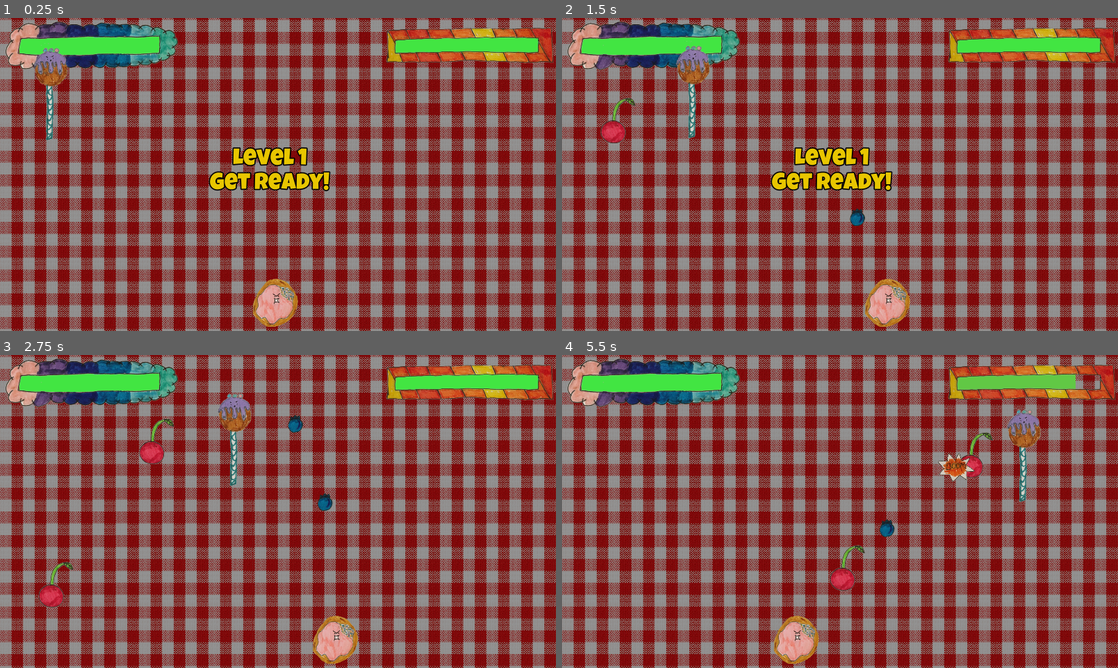
Above: before the commit, frames 1-4 (two rows, left to right).
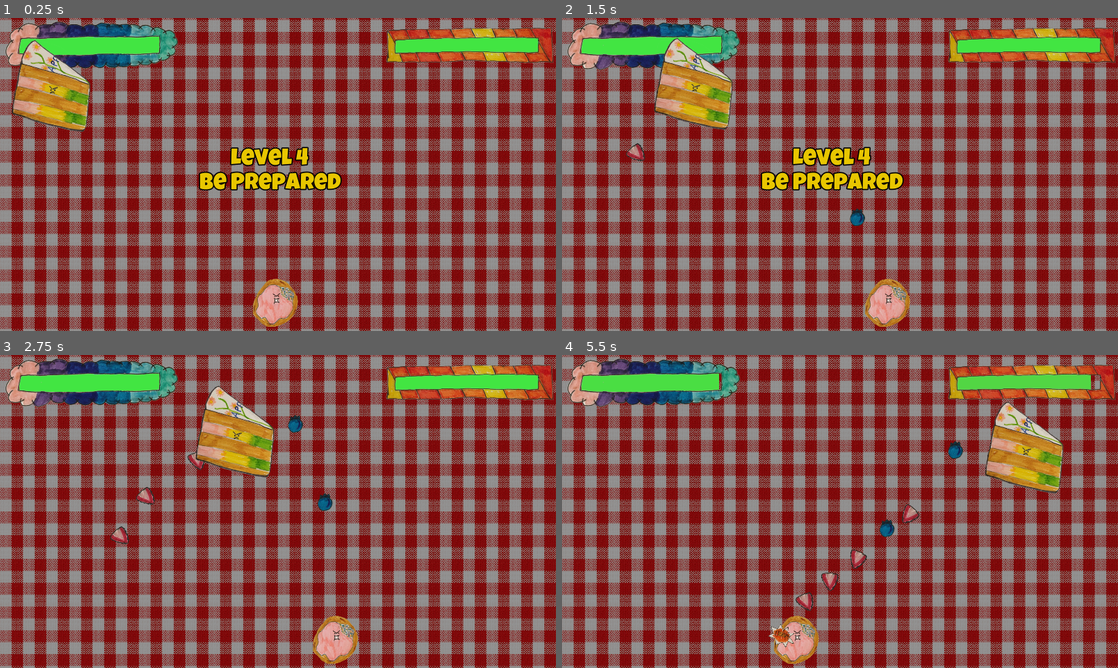
Above: after the commit, the same moments.

Repository: sdt/cake-invaders
Game: Godot game, scene res://Game.tscn
Same seed, same stepped clock (60 frames per second), same inputs: the game is played once before the commit and once after it.
Inputs:
- Up to frame 1 (0.25 s): no input
- Up to frame 2 (1.5 s): hold Right 0.53-1.28 s; tap Space at 0.77 s; hold Left from 1.28 s (still down)
- Up to frame 3 (2.75 s): tap Space at 1.52 s; release Left at 2.03 s; hold Right from 2.03 s (still down)
- Up to frame 4 (5.5 s): tap Space at 3.02, 3.77, 4.52 s; release Right at 3.53 s; hold Left from 3.53 s (still down)

The runs differ from the first frame. In frame 1, 4.4% of the frame differs, in the area x 2-62%, y 7-56%; in frame 2, 4.9%, in the area x 6-62%, y 6-56%; in frame 3, 3.9%; in frame 4, 4.7%.

Commit message:
Level 4 - Cake Slice

Diff:
--- a/Game.gd
+++ b/Game.gd
@@ -7,6 +7,7 @@
 
 const StartScreen = preload("res://StartScreen.tscn")
 const Level = [
+	preload("res://Level4.tscn"),
 	preload("res://Level1.tscn"),
 	preload("res://Level2.tscn"),
 	preload("res://Level3.tscn"),
--- /dev/null
+++ b/Level4.tscn
@@ -0,0 +1,21 @@
+[gd_scene load_steps=5 format=2]
+
+[ext_resource path="res://GameLevel.gd" type="Script" id=1]
+[ext_resource path="res://CakeSlice.tscn" type="PackedScene" id=2]
+[ext_resource path="res://EnemyBehaviousSinus.gd" type="Script" id=3]
+[ext_resource path="res://HealthBars.tscn" type="PackedScene" id=4]
+
+[node name="Level4" type="Node2D"]
+script = ExtResource( 1 )
+message = "Level 4
+Be Prepared"
+
+[node name="CakeSlice" parent="." instance=ExtResource( 2 )]
+position = Vector2( 960, 274.71 )
+health = 20
+missileTime = 1.0
+
+[node name="EnemyBehaviourSinus" type="Node2D" parent="CakeSlice"]
+script = ExtResource( 3 )
+
+[node name="HealthBars" parent="." instance=ExtResource( 4 )]
